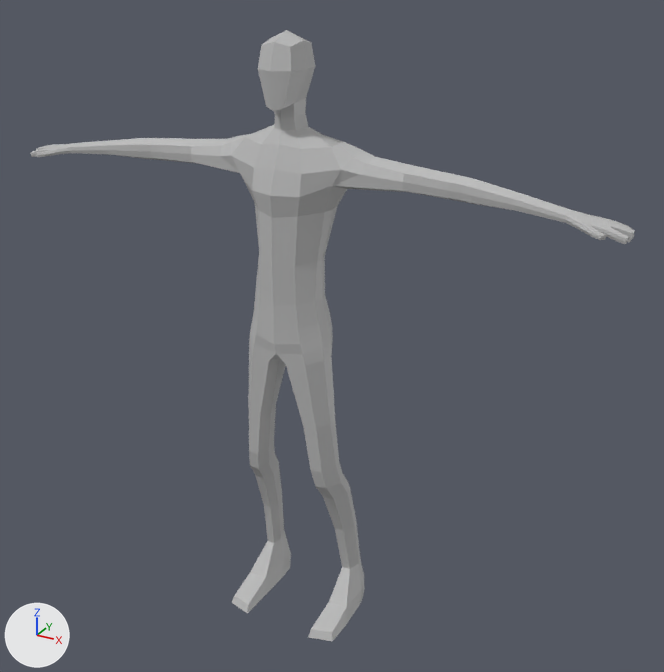
Two versions of the FBX model Assets/[Imports]/Clean Player/Player.fbx, one commit apart.
The view is the same before and after, from a 50 mm lens placed at (0.0156, -0.0253, 0.0249), pointed at (0.001, 0.0014, 0.0116). The axes (+X, +Y, +Z) are drawn at lower left. The lights are the same throughout. Where no turn or scale is listed for an object, it has been applied to the vertices.
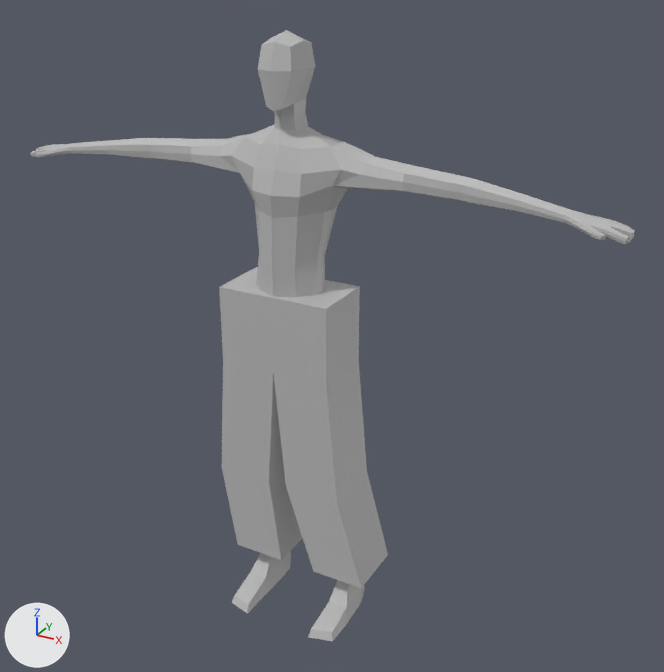
Where the change shows, as pixel boxes (x1, y1, x2, y2) in the pictures (664 x 672 px):
'Pants', added
    after: (219, 267, 388, 588)

Patch to the scene script:
```diff
--- a/Assets/[Imports]/Clean Player/Player.fbx.py
+++ b/Assets/[Imports]/Clean Player/Player.fbx.py
@@ me_mesh_001 @@
+me_mesh_001.from_pydata(...)  # 28 vertices, 26 faces; spans x -0.00276..0.00292, y -0.00118..0.00242, z -0.01039..0.00139
+me_mesh_001.materials.append(mat_lambert1)  # grey #bcbcbc
@@ ob_pants @@
+ob_pants = bpy.data.objects.new('Pants', me_mesh_001)
+ob_pants.location = (0.0, 0.0001, 0.01232)
```
